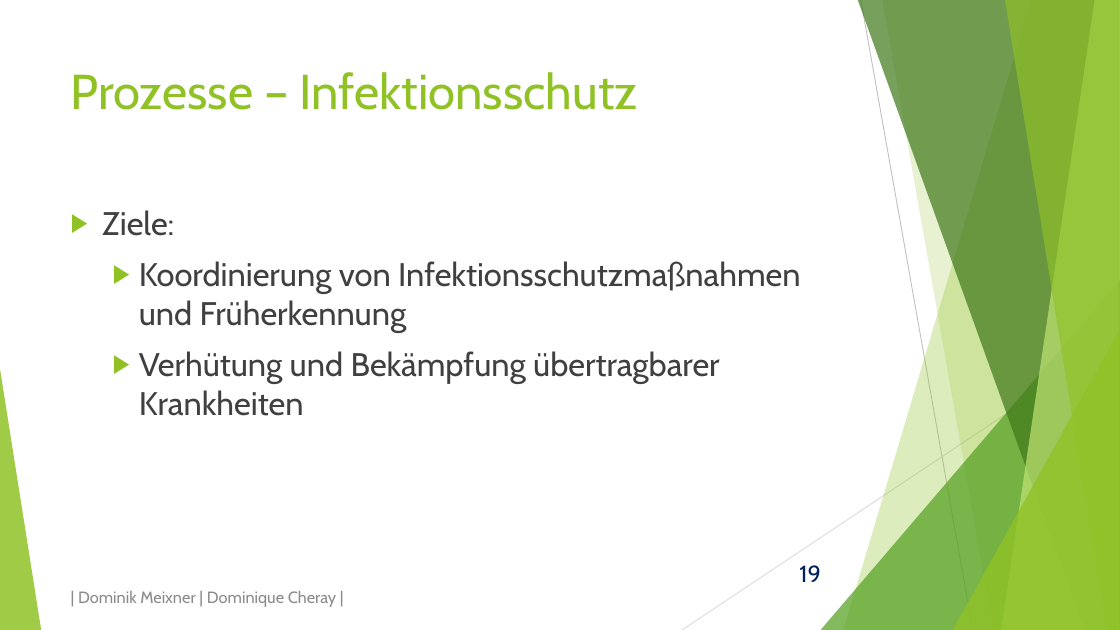
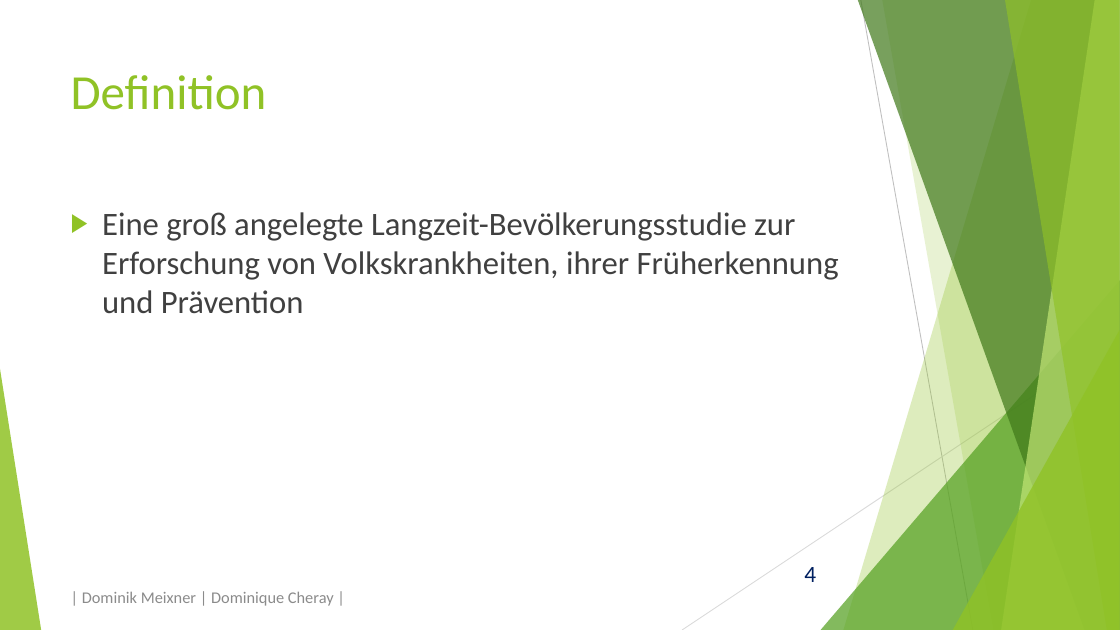
Before and after one commit to domeix/BlaBla, a slide deck: slide 4 of NationaleKohorte/NationaleKohortePraes.pptx (slide 19 before the commit). Drawn at 1120x630 pixels with LibreOffice and Linux fonts; fonts in the diff are those of the drawing. Boxes give left, top, right and bottom in pixels: in the first picture for what was removed or moved away, otherwise in the second. Text is boxed around its words. In the diff, an @@ line names an element or a change of style, - is before the commit and + after.

```diff
--- a/NationaleKohorte/NationaleKohortePraes.pptx
+++ b/NationaleKohorte/NationaleKohortePraes.pptx
@@ title at (x1=71, y1=75, x2=267, y2=110): text changed; font Cabin to Calibri @@
-Prozesse – Infektionsschutz
+Definition
@@ text at (x1=102, y1=212, x2=839, y2=313): text changed; font Cabin to Calibri @@
-▶ Ziele:
-  ▶ Koordinierung von Infektionsschutzmaßnahmen und Früherkennung
-  ▶ Verhütung und Bekämpfung übertragbarer Krankheiten
+▶ Eine groß angelegte Langzeit-Bevölkerungsstudie zur Erforschung von Volkskrankheiten, ihrer Früherkennung und Prävention
@@ page number at (x1=804, y1=567, x2=816, y2=582): text changed; font Cabin to Calibri @@
-19
+4
@@ text "| Dominik Meixner | Dominique ..." at (x1=82, y1=591, x2=334, y2=606): font Cabin to Calibri @@
```
Also in this commit, not shown: 5 other slides changed, 2 slides added, 17 slides removed, 2 other files.
